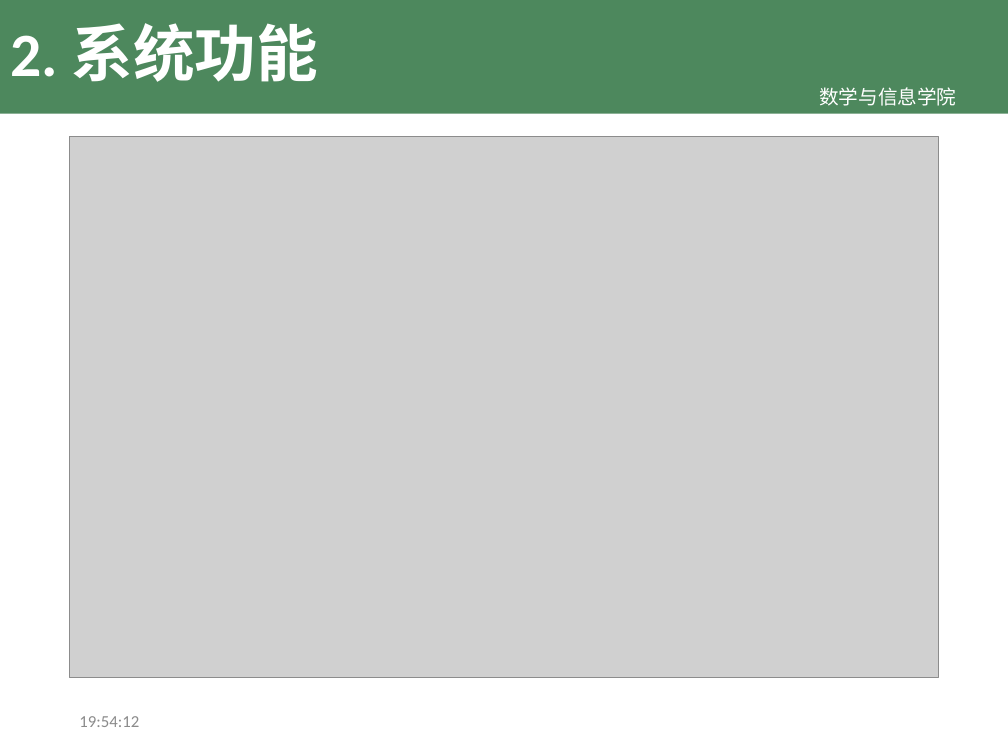
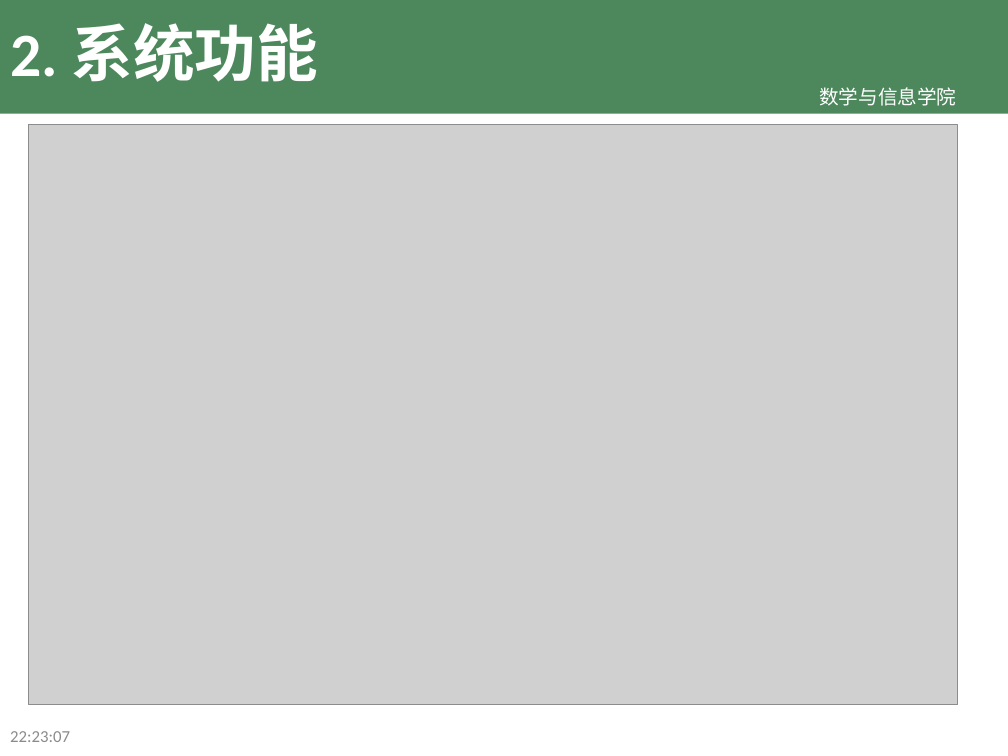
Before and after one commit to TeslaCN/graduation, a slide deck: slide 14 of 基于Scrapy框架的计算机专业学习资源网站_吴伟杰.pptx (slide 11 before the commit). Drawn at 1008x756 pixels with LibreOffice and Linux fonts; fonts in the diff are those of the drawing; grey boxes stand for pictures; background and template pictures are left out. Boxes give left, top, right and bottom in pixels: in the first picture for what was removed or moved away, otherwise in the second. Text is boxed around its words. In the diff, an @@ line names an element or a change of style, - is before the commit and + after.

```diff
--- a/基于Scrapy框架的计算机专业学习资源网站_吴伟杰.pptx
+++ b/基于Scrapy框架的计算机专业学习资源网站_吴伟杰.pptx
@@ picture resized from (x1=70, y1=136, x2=938, y2=677) to (x1=28, y1=125, x2=958, y2=705) @@
@@ text at (x1=10, y1=731, x2=70, y2=742): text changed @@
-19:54:12
+22:23:07
```
Also in this commit, not shown: 20 other slides changed, 3 slides added, 8 other files.
